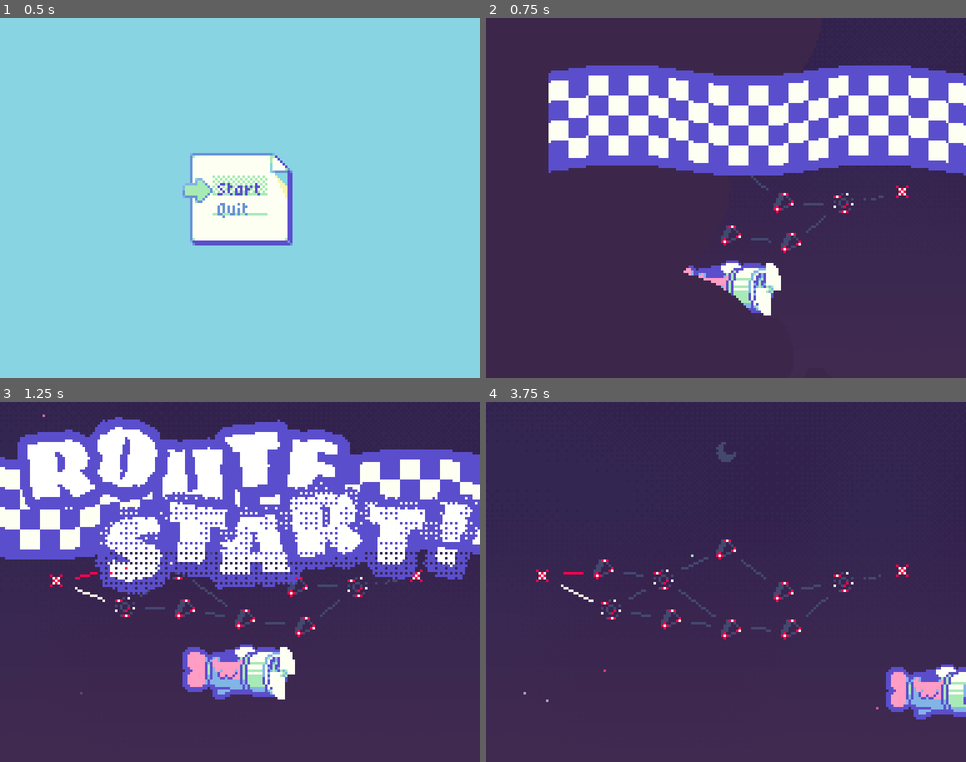
Above: before the commit, frames 1-4 (two rows, left to right).
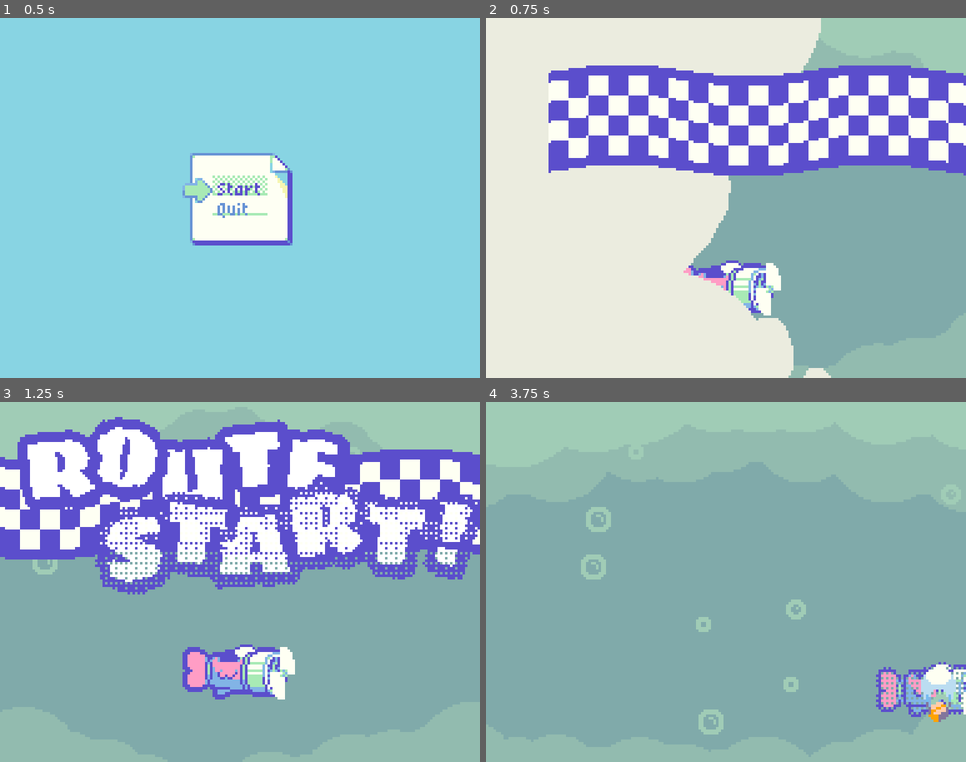
Above: after the commit, the same moments.

Repository: webcatzz/bjay
Game: Godot game, scene res://scenes/title/title.tscn
Two runs of this game, one before a commit and one after it. Both use one fixed random seed, a clock stepped at 60 frames per second and the inputs below.
Inputs (mouse positions are in pixels of both pictures, inside the frame that each line leads up to):
- Up to frame 1 (0.5 s): no input
- Up to frame 2 (0.75 s): click "Start" at 0.5 s
- Up to frame 3 (1.25 s): no input
- Up to frame 4 (3.75 s): tap Enter (ui_accept) at 1.25, 1.52, 2.27 s; move the mouse to (831, 564) at 1.27 s; hold D (move_right) 1.28-2.03 s; click (831, 564) at 1.42 s; move the mouse to (630, 600) at 2.02 s; hold S (move_down) 2.03-2.78 s; move the mouse to (774, 502) at 2.77 s; hold D (move_right) 2.78-3.53 s; move the mouse to (702, 654) at 3.52 s; hold W (move_up) from 3.53 s (still down); click (702, 654) at 3.67 s

Frame 1 is identical in both runs. In frame 2, 74% of the frame differs, in the area x 0-100%, y 0-100%; in frame 3, 60%; in frame 4, 100%.

Commit message:
droplet phase; removed routeobject parent class

Diff:
--- /dev/null
+++ b/resources/place_type/droplet.tres
@@ -0,0 +1,15 @@
+[gd_resource type="Resource" script_class="PlaceType" load_steps=5 format=3 uid="uid://ccc34pnttwq3l"]
+
+[ext_resource type="Texture2D" uid="uid://dd4oljy8xd4fm" path="res://assets/map_icons.png" id="1_o3utf"]
+[ext_resource type="Script" uid="uid://hetqo4unus61" path="res://resources/place_type/place_type.gd" id="2_utf1g"]
+[ext_resource type="PackedScene" uid="uid://um1nlfot8tm0" path="res://scenes/route/phases/droplet/droplet_phase.tscn" id="2_wb6cd"]
+
+[sub_resource type="AtlasTexture" id="AtlasTexture_exnwf"]
+atlas = ExtResource("1_o3utf")
+region = Rect2(8, 0, 8, 8)
+
+[resource]
+script = ExtResource("2_utf1g")
+icon = SubResource("AtlasTexture_exnwf")
+scene = ExtResource("2_wb6cd")
+metadata/_custom_type_script = "uid://hetqo4unus61"
--- a/resources/place_type/glass.tres
+++ b/resources/place_type/glass.tres
@@ -10,7 +10,6 @@
 
 [resource]
 script = ExtResource("3_p2k0f")
-name = "storm"
 icon = SubResource("AtlasTexture_m1168")
 scene = ExtResource("2_vn1da")
 metadata/_custom_type_script = "uid://hetqo4unus61"
--- a/resources/place_type/heat.tres
+++ b/resources/place_type/heat.tres
@@ -10,7 +10,6 @@
 
 [resource]
 script = ExtResource("2_lm3ne")
-name = "heat"
 icon = SubResource("AtlasTexture_exnwf")
 scene = ExtResource("2_vnddn")
 metadata/_custom_type_script = "uid://hetqo4unus61"
--- a/resources/place_type/lightning.tres
+++ b/resources/place_type/lightning.tres
@@ -10,7 +10,6 @@
 
 [resource]
 script = ExtResource("2_puns2")
-name = "storm"
 icon = SubResource("AtlasTexture_m1168")
 scene = ExtResource("2_00j8a")
 metadata/_custom_type_script = "uid://hetqo4unus61"
--- a/resources/place_type/place_type.gd
+++ b/resources/place_type/place_type.gd
@@ -1,6 +1,5 @@
 class_name PlaceType
 extends Resource
 
-@export var name: String
 @export var icon: Texture2D
 @export var scene: PackedScene = load("res://scenes/route/phases/default/default_phase.tscn")
--- a/resources/place_type/rain.tres
+++ /dev/null
@@ -1,14 +0,0 @@
-[gd_resource type="Resource" script_class="PlaceType" load_steps=4 format=3 uid="uid://ccc34pnttwq3l"]
-
-[ext_resource type="Texture2D" uid="uid://dd4oljy8xd4fm" path="res://assets/map_icons.png" id="1_i1ggl"]
-[ext_resource type="Script" uid="uid://hetqo4unus61" path="res://resources/place_type/place_type.gd" id="2_i1ggl"]
-
-[sub_resource type="AtlasTexture" id="AtlasTexture_exnwf"]
-atlas = ExtResource("1_i1ggl")
-region = Rect2(8, 0, 8, 8)
-
-[resource]
-script = ExtResource("2_i1ggl")
-name = "rain"
-icon = SubResource("AtlasTexture_exnwf")
-metadata/_custom_type_script = "uid://hetqo4unus61"
--- a/scenes/map.gd
+++ b/scenes/map.gd
@@ -1,8 +1,9 @@
 extends Node
 
 const PLACE_WEIGHTS: Dictionary[String, float] = {
-	glass = 1.0,
-	heat = 0.5,
+	droplet = 1.0,
+	heat = 1.0,
+	glass = 0.5,
 	lightning = 0.25,
 	#rain = 0.75,
 	#storm = 0.15,
--- a/scenes/route/parts/hitbox.gd
+++ b/scenes/route/parts/hitbox.gd
@@ -1,6 +1,6 @@
 extends Area2D
 
-@export_range(1, 20, 1, "or_greater") var damage: int = 1
+@export var damage: int = 1
 
 
 func _on_body_entered(body: Node2D) -> void:
--- a/scenes/route/parts/item_parachute.gd
+++ b/scenes/route/parts/item_parachute.gd
@@ -1,4 +1,4 @@
-extends RouteObject
+extends Node2D
 
 var item: Item
 
--- a/scenes/route/parts/player.gd
+++ b/scenes/route/parts/player.gd
@@ -41,8 +41,8 @@
 	var curve := Curve2D.new()
 	curve.add_point(position, Vector2.ZERO, Vector2(0.0, -32.0))
 	curve.add_point(Vector2(position.x + randf_range(-64.0, 64.0), Route.RECT.end.y + 6.0))
-	node.follow_path(curve, 32.0)
 	get_parent().add_child.call_deferred(node)
+	Route.guide.call_deferred(node, curve, 32.0)
 
 
 func _set_heat(value: float) -> void:
--- a/scenes/route/parts/player.tscn
+++ b/scenes/route/parts/player.tscn
@@ -100,6 +100,45 @@
 }]
 
 [sub_resource type="CircleShape2D" id="CircleShape2D_d610k"]
+
+[sub_resource type="Animation" id="Animation_88tof"]
+length = 0.001
+tracks/0/type = "value"
+tracks/0/imported = false
+tracks/0/enabled = true
+tracks/0/path = NodePath("Sprite:position")
+tracks/0/interp = 1
+tracks/0/loop_wrap = true
+tracks/0/keys = {
+"times": PackedFloat32Array(0),
+"transitions": PackedFloat32Array(1),
+"update": 0,
+"values": [Vector2(0, 0)]
+}
+tracks/1/type = "value"
+tracks/1/imported = false
+tracks/1/enabled = true
+tracks/1/path = NodePath("Sprite/Tail:position")
+tracks/1/interp = 1
+tracks/1/loop_wrap = true
+tracks/1/keys = {
+"times": PackedFloat32Array(0),
+"transitions": PackedFloat32Array(1),
+"update": 0,
+"values": [Vector2(0, 0)]
+}
+tracks/2/type = "value"
+tracks/2/imported = false
+tracks/2/enabled = true
+tracks/2/path = NodePath("Sprite/Propeller:position")
+tracks/2/interp = 1
+tracks/2/loop_wrap = true
+tracks/2/keys = {
+"times": PackedFloat32Array(0),
+"transitions": PackedFloat32Array(1),
+"update": 0,
+"values": [Vector2(0, 0)]
+}
 
 [sub_resource type="Animation" id="Animation_1hui5"]
 resource_name = "hurt"
@@ -142,45 +181,6 @@
 "values": [Vector2(-2, 1), Vector2(1, -1), Vector2(0, 0)]
 }
 
-[sub_resource type="Animation" id="Animation_88tof"]
-length = 0.001
-tracks/0/type = "value"
-tracks/0/imported = false
-tracks/0/enabled = true
-tracks/0/path = NodePath("Sprite:position")
-tracks/0/interp = 1
-tracks/0/loop_wrap = true
-tracks/0/keys = {
-"times": PackedFloat32Array(0),
-"transitions": PackedFloat32Array(1),
-"update": 0,
-"values": [Vector2(0, 0)]
-}
-tracks/1/type = "value"
-tracks/1/imported = false
-tracks/1/enabled = true
-tracks/1/path = NodePath("Sprite/Tail:position")
-tracks/1/interp = 1
-tracks/1/loop_wrap = true
-tracks/1/keys = {
-"times": PackedFloat32Array(0),
-"transitions": PackedFloat32Array(1),
-"update": 0,
-"values": [Vector2(0, 0)]
-}
-tracks/2/type = "value"
-tracks/2/imported = false
-tracks/2/enabled = true
-tracks/2/path = NodePath("Sprite/Propeller:position")
-tracks/2/interp = 1
-tracks/2/loop_wrap = true
-tracks/2/keys = {
-"times": PackedFloat32Array(0),
-"transitions": PackedFloat32Array(1),
-"update": 0,
-"values": [Vector2(0, 0)]
-}
-
 [sub_resource type="AnimationLibrary" id="AnimationLibrary_88tof"]
 _data = {
 &"RESET": SubResource("Animation_88tof"),
@@ -257,6 +257,7 @@
 text = "0 mail"
 
 [node name="InvincibilityTimer" type="Timer" parent="."]
+wait_time = 0.5
 one_shot = true
 
 [connection signal="timeout" from="InvincibilityTimer" to="." method="set_invincible" binds= [false]]
--- a/scenes/route/parts/route_object.gd
+++ /dev/null
@@ -1,15 +0,0 @@
-class_name RouteObject
-extends Node2D
-
-@onready var route: Route = get_tree().current_scene
-
-
-func follow_path(curve: Curve2D, speed: float) -> MethodTweener:
-	var tween := create_tween()
-	var tweener := tween.tween_method(sample_path.bind(curve), 0.0, curve.get_baked_length(), curve.get_baked_length() / speed)
-	tween.tween_callback(queue_free)
-	return tweener
-
-
-func sample_path(at: float, curve: Curve2D) -> void:
-	position = curve.sample_baked(at)
--- a/scenes/route/phases/default/default_phase.tscn
+++ b/scenes/route/phases/default/default_phase.tscn
@@ -24,6 +24,7 @@
 curve = SubResource("Curve2D_e0uyd")
 
 [node name="Timer" type="Timer" parent="."]
+wait_time = 2.0
 one_shot = true
 autostart = true
 
--- /dev/null
+++ b/scenes/route/phases/droplet/droplet.tscn
@@ -0,0 +1,62 @@
+[gd_scene load_steps=8 format=3 uid="uid://d1cvhsypk1pdo"]
+
+[ext_resource type="Texture2D" uid="uid://dg3m1svc64kw3" path="res://assets/droplet.png" id="1_55lkr"]
+[ext_resource type="PackedScene" uid="uid://ds5fphucp3sqr" path="res://scenes/route/parts/hitbox.tscn" id="2_lp6jd"]
+
+[sub_resource type="AtlasTexture" id="AtlasTexture_r07u8"]
+atlas = ExtResource("1_55lkr")
+region = Rect2(0, 0, 10, 10)
+
+[sub_resource type="AtlasTexture" id="AtlasTexture_tpvfe"]
+atlas = ExtResource("1_55lkr")
+region = Rect2(10, 0, 10, 10)
+
+[sub_resource type="AtlasTexture" id="AtlasTexture_yqts7"]
+atlas = ExtResource("1_55lkr")
+region = Rect2(20, 0, 10, 10)
+
+[sub_resource type="SpriteFrames" id="SpriteFrames_0vdia"]
+animations = [{
+"frames": [{
+"duration": 1.0,
+"texture": SubResource("AtlasTexture_r07u8")
+}, {
+"duration": 1.0,
+"texture": SubResource("AtlasTexture_tpvfe")
+}, {
+"duration": 1.0,
+"texture": SubResource("AtlasTexture_yqts7")
+}, {
+"duration": 1.0,
+"texture": SubResource("AtlasTexture_tpvfe")
+}],
+"loop": true,
+"name": &"default",
+"speed": 4.0
+}]
+
+[sub_resource type="CircleShape2D" id="CircleShape2D_r07u8"]
+resource_local_to_scene = true
+radius = 2.0
+
+[node name="Droplet" type="Node2D"]
+
+[node name="Sprite" type="AnimatedSprite2D" parent="."]
+sprite_frames = SubResource("SpriteFrames_0vdia")
+autoplay = "default"
+frame_progress = 0.0317427
+
+[node name="Hitbox" parent="." instance=ExtResource("2_lp6jd")]
+collision_layer = 1
+monitorable = true
+
+[node name="Collision" type="CollisionShape2D" parent="Hitbox"]
+shape = SubResource("CircleShape2D_r07u8")
+disabled = true
+
+[node name="Timer" type="Timer" parent="."]
+wait_time = 0.25
+one_shot = true
+autostart = true
+
+[connection signal="timeout" from="Timer" to="Hitbox/Collision" method="set_disabled" binds= [false]]
--- /dev/null
+++ b/scenes/route/phases/droplet/droplet_mama.gd
@@ -0,0 +1,14 @@
+extends Node2D
+
+const DROPLET_COUNT: int = 12
+
+
+func pop() -> void:
+	for i: int in DROPLET_COUNT:
+		var node := preload("res://scenes/route/phases/droplet/droplet.tscn").instantiate()
+		var curve := Curve2D.new()
+		curve.add_point(position)
+		curve.add_point(Route.edge(TAU * i / DROPLET_COUNT, position))
+		get_parent().add_child.call_deferred(node)
+		Route.guide.call_deferred(node, curve, 64.0)
+	queue_free()
--- /dev/null
+++ b/scenes/route/phases/droplet/droplet_mama.tscn
@@ -0,0 +1,46 @@
+[gd_scene load_steps=8 format=3 uid="uid://deyivsvciba6k"]
+
+[ext_resource type="Script" uid="uid://d1kfaaslnavc0" path="res://scenes/route/phases/droplet/droplet_mama.gd" id="1_vken3"]
+[ext_resource type="Texture2D" uid="uid://bckokhqx4bg3p" path="res://assets/droplet_mama.png" id="2_x00on"]
+[ext_resource type="PackedScene" uid="uid://ds5fphucp3sqr" path="res://scenes/route/parts/hitbox.tscn" id="3_f6cto"]
+
+[sub_resource type="AtlasTexture" id="AtlasTexture_78644"]
+atlas = ExtResource("2_x00on")
+region = Rect2(0, 0, 24, 24)
+
+[sub_resource type="AtlasTexture" id="AtlasTexture_ty037"]
+atlas = ExtResource("2_x00on")
+region = Rect2(24, 0, 24, 24)
+
+[sub_resource type="SpriteFrames" id="SpriteFrames_ovvl6"]
+animations = [{
+"frames": [{
+"duration": 1.0,
+"texture": SubResource("AtlasTexture_78644")
+}, {
+"duration": 1.0,
+"texture": SubResource("AtlasTexture_ty037")
+}],
+"loop": true,
+"name": &"default",
+"speed": 6.0
+}]
+
+[sub_resource type="CircleShape2D" id="CircleShape2D_ty037"]
+resource_local_to_scene = true
+
+[node name="DropletMama" type="Node2D"]
+script = ExtResource("1_vken3")
+
+[node name="Sprite" type="AnimatedSprite2D" parent="."]
+sprite_frames = SubResource("SpriteFrames_ovvl6")
+autoplay = "default"
+frame_progress = 0.552875
+
+[node name="Hitbox" parent="." instance=ExtResource("3_f6cto")]
+
+[node name="Collision" type="CollisionShape2D" parent="Hitbox"]
+shape = SubResource("CircleShape2D_ty037")
+
+[connection signal="area_entered" from="Hitbox" to="." method="pop" unbinds=1]
+[connection signal="body_entered" from="Hitbox" to="." method="pop" unbinds=1]
--- /dev/null
+++ b/scenes/route/phases/droplet/droplet_phase.gd
@@ -0,0 +1,102 @@
+extends Phase
+
+
+func _ready() -> void:
+	populate_clouds()
+	await rain(64, 0.15)
+	rain(40, 0.25)
+	await form_droplet_mama(Route.RECT.get_center())
+	droplet(Route.RECT.position.x + Route.RECT.size.x * 0.5, PI * 0.5)
+	await get_tree().create_timer(0.5).timeout
+	rain(64, 0.25)
+	await rain_mama(4, 4.0)
+	end()
+
+
+func droplet(x: float, angle: float) -> void:
+	var node := preload("res://scenes/route/phases/droplet/droplet.tscn").instantiate()
+	var curve := Curve2D.new()
+	curve.add_point(Vector2(x, Route.RECT.position.y))
+	curve.add_point(Route.edge(angle, Vector2(x, Route.RECT.position.y)))
+	add_child(node)
+	Route.guide(node, curve, randf_range(80.0, 112.0))
+
+
+func droplet_mama(x: float) -> void:
+	var node := preload("res://scenes/route/phases/droplet/droplet_mama.tscn").instantiate()
+	var curve := Curve2D.new()
+	curve.add_point(Vector2(x, Route.RECT.position.y))
+	curve.add_point(Vector2(x, Route.RECT.end.y))
+	add_child(node)
+	Route.guide(node, curve, 32.0)
+
+
+func rain(droplet_count: int, delay: float) -> void:
+	for i: int in droplet_count:
+		droplet(randf_range(Route.RECT.position.x, Route.RECT.end.x), PI * randf_range(0.45, 0.55))
+		await get_tree().create_timer(delay).timeout
+
+
+func rain_mama(droplet_count: int, delay: float) -> void:
+	for i: int in droplet_count:
+		droplet_mama(randf_range(Route.RECT.position.x, Route.RECT.end.x))
+		await get_tree().create_timer(delay).timeout
+
+
+func droplet_spiral(point: Vector2, droplet_count: int) -> void:
+	for i: int in droplet_count:
+		var node := preload("res://scenes/route/phases/droplet/droplet.tscn").instantiate()
+		var curve := Curve2D.new()
+		var vector: Vector2 = Vector2.from_angle(randf_range(0.0, TAU)) * 120.0
+		curve.add_point(point + vector)
+		curve.add_point(point, vector.orthogonal() * 0.5)
+		add_child(node)
+		Route.guide(node, curve, 24.0)
+		await get_tree().create_timer(0.5).timeout
+
+
+func form_droplet_mama(point: Vector2) -> void:
+	var node := preload("res://scenes/route/phases/droplet/droplet_mama.tscn").instantiate()
+	node.position = point
+	node.scale = Vector2.ZERO
+	node.process_mode = Node.PROCESS_MODE_DISABLED
+	add_child(node)
+	droplet_spiral(point, 16)
+	var tween := create_tween()
+	tween.tween_interval(5.0)
+	tween.tween_property(node, ^"scale", Vector2.ONE, 9.0)
+	await tween.finished
+	node.process_mode = Node.PROCESS_MODE_INHERIT
+
+
+func populate_clouds() -> void:
+	var path_top: Path2D = $CloudPathTop
+	var path_bottom: Path2D = $CloudPathBottom
+
+	for i: int in 16:
+		var node := preload("res://scenes/route/parts/loop_cloud.tscn").instantiate()
+		node.modulate = Color("#a0ccb6")
+		node.radius = randi_range(16.0, 32.0)
+		node.speed = 64.0
+		node.z_index = 1
+		path_top.add_child(node)
+		node.progress_ratio = i / 16.0
+
+	for i: int in 16:
+		var node := preload("res://scenes/route/parts/loop_cloud.tscn").instantiate()
+		node.modulate = Color("#92bbaf")
+		node.radius = randi_range(12.0, 24.0)
+		node.speed = 32.0
+		node.v_offset = 24.0
+		node.z_index = -1
+		path_top.add_child(node)
+		node.progress_ratio = i / 16.0
+
+	for i: int in 16:
+		var node := preload("res://scenes/route/parts/loop_cloud.tscn").instantiate()
+		node.modulate = Color("#92bbaf")
+		node.radius = randi_range(12.0, 24.0)
+		node.speed = 32.0
+		node.z_index = -1
+		path_bottom.add_child(node)
+		node.progress_ratio = i / 16.0
--- /dev/null
+++ b/scenes/route/phases/droplet/droplet_phase.tscn
@@ -0,0 +1,34 @@
+[gd_scene load_steps=4 format=3 uid="uid://um1nlfot8tm0"]
+
+[ext_resource type="Script" uid="uid://dfk2oa8a83jjl" path="res://scenes/route/phases/droplet/droplet_phase.gd" id="1_n5nx5"]
+
+[sub_resource type="Curve2D" id="Curve2D_n5nx5"]
+_data = {
+"points": PackedVector2Array(-64, -40, -64, -40, 224, 16, 64, -40, 64, -40, -32, 16)
+}
+point_count = 2
+
+[sub_resource type="Curve2D" id="Curve2D_xshdj"]
+_data = {
+"points": PackedVector2Array(-64, -40, -64, 40, 224, 128, 64, 40, 64, -40, -32, 128)
+}
+point_count = 2
+
+[node name="DropletPhase" type="Node"]
+script = ExtResource("1_n5nx5")
+metadata/_custom_type_script = "uid://cya5l21i60qn2"
+
+[node name="Background" type="ColorRect" parent="."]
+z_index = -99
+anchors_preset = 15
+anchor_right = 1.0
+anchor_bottom = 1.0
+grow_horizontal = 2
+grow_vertical = 2
+color = Color(0.501961, 0.666667, 0.666667, 1)
+
+[node name="CloudPathTop" type="Path2D" parent="."]
+curve = SubResource("Curve2D_n5nx5")
+
+[node name="CloudPathBottom" type="Path2D" parent="."]
+curve = SubResource("Curve2D_xshdj")
--- a/scenes/route/phases/glass/shard.gd
+++ b/scenes/route/phases/glass/shard.gd
@@ -1,4 +1,4 @@
-extends RouteObject
+extends Node2D
 
 
 func _ready() -> void:
--- a/scenes/route/phases/heat/beam.tscn
+++ b/scenes/route/phases/heat/beam.tscn
@@ -2,6 +2,33 @@
 
 [ext_resource type="Material" uid="uid://bnns74q1166ux" path="res://assets/vfx/dither.tres" id="1_i2tb1"]
 [ext_resource type="Script" uid="uid://ddtimsyeeshp3" path="res://scenes/route/phases/heat/beam.gd" id="1_p3r4r"]
+
+[sub_resource type="Animation" id="Animation_i2tb1"]
+length = 0.001
+tracks/0/type = "value"
+tracks/0/imported = false
+tracks/0/enabled = true
+tracks/0/path = NodePath(".:modulate")
+tracks/0/interp = 1
+tracks/0/loop_wrap = true
+tracks/0/keys = {
+"times": PackedFloat32Array(0),
+"transitions": PackedFloat32Array(1),
+"update": 0,
+"values": [Color(1, 1, 1, 1)]
+}
+tracks/1/type = "value"
+tracks/1/imported = false
+tracks/1/enabled = true
+tracks/1/path = NodePath("Hitbox:process_mode")
+tracks/1/interp = 1
+tracks/1/loop_wrap = true
+tracks/1/keys = {
+"times": PackedFloat32Array(0),
+"transitions": PackedFloat32Array(1),
+"update": 1,
+"values": [4]
+}
 
 [sub_resource type="Animation" id="Animation_yn0ug"]
 resource_name = "intro"
@@ -46,33 +73,6 @@
 }]
 }
 
-[sub_resource type="Animation" id="Animation_i2tb1"]
-length = 0.001
-tracks/0/type = "value"
-tracks/0/imported = false
-tracks/0/enabled = true
-tracks/0/path = NodePath(".:modulate")
-tracks/0/interp = 1
-tracks/0/loop_wrap = true
-tracks/0/keys = {
-"times": PackedFloat32Array(0),
-"transitions": PackedFloat32Array(1),
-"update": 0,
-"values": [Color(1, 1, 1, 1)]
-}
-tracks/1/type = "value"
-tracks/1/imported = false
-tracks/1/enabled = true
-tracks/1/path = NodePath("Hitbox:process_mode")
-tracks/1/interp = 1
-tracks/1/loop_wrap = true
-tracks/1/keys = {
-"times": PackedFloat32Array(0),
-"transitions": PackedFloat32Array(1),
-"update": 1,
-"values": [4]
-}
-
 [sub_resource type="AnimationLibrary" id="AnimationLibrary_cjjsv"]
 _data = {
 &"RESET": SubResource("Animation_i2tb1"),
--- a/scenes/route/phases/lightning/lightning.gd
+++ b/scenes/route/phases/lightning/lightning.gd
@@ -1,4 +1,4 @@
-extends RouteObject
+extends Node2D
 
 const MAX_DEVIATION: float = 16.0
 
--- a/scenes/route/phases/night/map_constellation.gd
+++ b/scenes/route/phases/night/map_constellation.gd
@@ -1,10 +1,12 @@
-extends RouteObject
+extends Node2D
 
 const SEPARATION := Vector2(24.0, 16.0)
 const BOB_DURATION: float = 4.0
 
 var nodes: Dictionary[Place, Node2D]
 var branch: int
+
+@onready var player: Node2D = get_tree().current_scene.player
 
 
 func _ready() -> void:
@@ -36,7 +38,7 @@
 
 
 func _physics_process(_delta: float) -> void:
-	branch = remap(route.player.position.y, Route.RECT.position.y, Route.RECT.end.y, 0.0, Game.place.next_places.size())
+	branch = remap(player.position.y, Route.RECT.position.y, Route.RECT.end.y, 0.0, Game.place.next_places.size())
 	queue_redraw()
 
 
--- a/scenes/route/route.gd
+++ b/scenes/route/route.gd
@@ -71,3 +71,15 @@
 		return origin + Vector2(tan(PI * 0.5 - angle), 1.0) * support_offset.y
 	else:
 		return origin + Vector2(1.0, tan(angle)) * support_offset.x
+
+
+# paths
+
+static func guide(node: Node2D, curve: Curve2D, speed: float) -> void:
+	var tween := node.create_tween()
+	tween.tween_method(sample_path.bind(node, curve), 0.0, curve.get_baked_length(), curve.get_baked_length() / speed)
+	tween.tween_callback(node.queue_free)
+
+
+static func sample_path(at: float, node: Node2D, curve: Curve2D) -> void:
+	node.position = curve.sample_baked(at)
--- a/scenes/route/route.tscn
+++ b/scenes/route/route.tscn
@@ -1,7 +1,8 @@
-[gd_scene load_steps=9 format=3 uid="uid://hnnpjn746vu3"]
+[gd_scene load_steps=10 format=3 uid="uid://hnnpjn746vu3"]
 
-[ext_resource type="Script" uid="uid://iltnbgbl6utm" path="res://scenes/route/route.gd" id="1_8dlif"]
+[ext_resource type="Script" uid="uid://iltnbgbl6utm" path="res://scenes/route/route.gd" id="1_msb17"]
 [ext_resource type="PackedScene" uid="uid://byfvyojcv272m" path="res://scenes/route/parts/player.tscn" id="2_enbfm"]
+[ext_resource type="PackedScene" uid="uid://um1nlfot8tm0" path="res://scenes/route/phases/droplet/droplet_phase.tscn" id="2_ex5p1"]
 [ext_resource type="PackedScene" uid="uid://b5ffmn12701vc" path="res://scenes/route/parts/route_start.tscn" id="4_1gebr"]
 [ext_resource type="PackedScene" uid="uid://by05xaes2epwv" path="res://scenes/ui/wipe.tscn" id="4_ex5p1"]
 
@@ -17,7 +18,8 @@
 normal = Vector2(-1, 0)
 
 [node name="Route" type="Node"]
-script = ExtResource("1_8dlif")
+script = ExtResource("1_msb17")
+first_phase = ExtResource("2_ex5p1")
 
 [node name="Wipe" parent="." instance=ExtResource("4_ex5p1")]
 modulate = Color(0, 0, 0, 1)
Binary file changed: assets/droplet.png
Binary file removed: assets/droplet_big.png
Binary file added: assets/droplet_mama.png
Not shown, changed: assets/droplet_mama.png.import
Binary file changed: mockup.aseprite
Not shown, removed: scenes/route/parts/route_object.gd.uid
Not shown, added: scenes/route/phases/droplet/droplet_mama.gd.uid
Not shown, added: scenes/route/phases/droplet/droplet_phase.gd.uid
